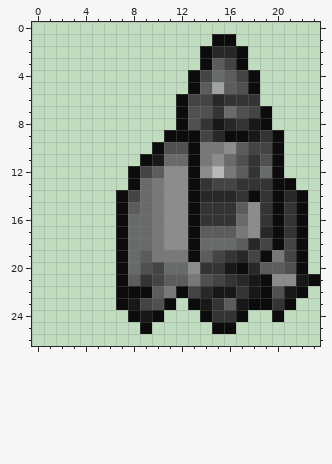
File history of a pixel-art sprite, VideoGameDesign.gmx/sprites/images/sprite0_4.png. Above is the file before it was changed.
The file is 24x27 pixels.
Once edited:
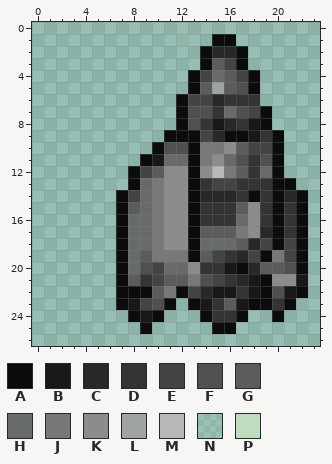
Palette (. is transparent): A #0c0c0c  B #181818  C #282828  D #343434  E #444444  F #505050  G #5c5c5c  H #686c68  J #787878  K #8c8c8c  L #a0a4a0  M #b8b8b8  N #bfdcbf1d  P #bfdcbf
Difference:
Changed rows in their new state; - is an unchanged pixel.
first column x 0:
 0 ........................
 1 ............N..--.......
 2 ..............----......
 3 ..............----......
 4 .............------.....
 5 .............------.....
 6 ............-------.....
 7 ............--------....
 8 ............--------....
 9 ...........----------...
10 ..........-----------...
11 .........------------...
12 ........-------------...
13 ........--------------..
14 .......----------------.
15 .......----------------.
16 .......----------------.
17 .......----------------.
18 .......----------------.
19 .......----------------.
20 .......----------------.
21 .......----------------.
22 .......----------------.
23 .......-----.---------..
24 ........---...----..-...
25 .........-.....--.......
26 ........................
Pixel boxes of the changes (left, top, right, bottom) in both pictures:
changed: (32, 22, 320, 346)
